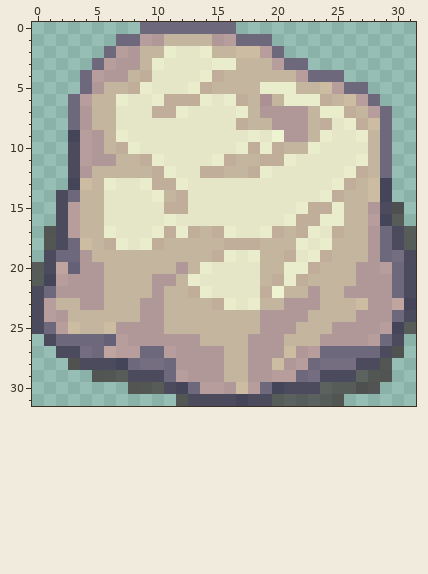
A pixel-art sprite gets an edit: sprites/images/spr_rock_0.png. The picture above was drawn from the file before the commit.
The file is 32x32 pixels. Pixels under 10% opacity are left out. Colours within 5 levels of each other are drawn and written as one.
Once edited:
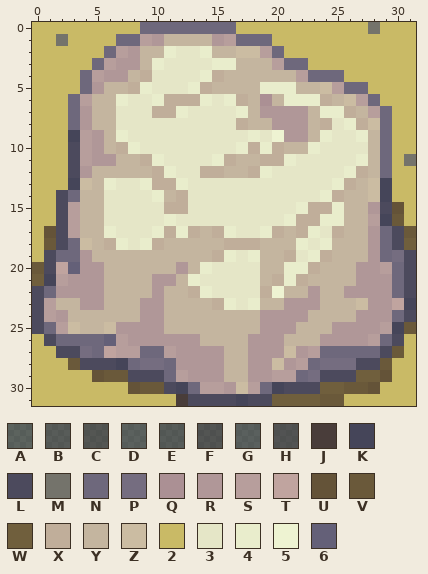
Palette (. is transparent): A #2c18188c  B #2c181996  C #2c18199f  D #2f1d1f93  E #2f1d1f9c  F #2f1d20a7  G #32212599  H #322125ad  J #493d3a  K #454559  L #4c4a5d  M #74736b  N #6e687c  P #756d80  Q #ab9094  R #b09798  S #b79e9c  T #c0a49f  U #645338  V #6a593a  W #705f3d  X #c0ae9a  Y #c4b59f  Z #cbbca2  2 #c9ba66  3 #e5e6c7  4 #e9edcc  5 #eef3d2  6 #646078
From old to new:
@@ x 0..31 @@
- 0 .........NNNNNNNN...............
- 1 .......NNSRYYYYRSNNN............
- 2 ......NSRYY4334YYZZSN...........
- 3 .....NSRRY4333344YYYSNN.........
- 4 ....NSRRYX33334XYYYYYYSNNN......
- 5 ....NRYYX43334XYYYY444YYZSNN....
- 6 ...NSYY4334XXX434XYQY444XYZSN...
- 7 ...NRYY333XX433334YRRRRY44XYSN..
- 8 ...NRYY3333333333XYYRRRYX34XZN..
- 9 ...KSRY43333333333435RRY4334YN..
-10 ...LSRYX4333333334X4XYY43333YN..
-11 ...LSRRYYX433334XYYXX4333334YN..
-12 ...LRYYYYYX433XXYYX43333334XYN..
-13 ...KZY4334XX43333333333334XYZK..
-14 ..LNYY33334YX333333333334XYYZK..
-15 ..LSYY33333XX3333333334XX4YYRLF.
-16 ..LSYY3333343333333334XX44YYSKB.
-17 .FLSYY43334X4XYX4334XYX43XYYRNLE
-18 .BLNZYX434XYYYYYXXXYYY434YYYRNLA
-19 .LNNRYYYYYYYYYYX434YYX34XYYYRNPL
-20 ELT6RRYYYYYYRY43333YY44XYYYRRSNL
-21 AKSRRRYYYYRRY433333YX4XYYYYRRRNL
+ 0 222222222NNNNNNNN22222222222M222
+ 1 22M2222NNSRYYYYRSNNN222222222222
+ 2 222222NSRYY4334YYZZSN22222222222
+ 3 22222NSRRY4333344YYYSNN222222222
+ 4 2222NSRRYX33334XYYYYYYSNNN222222
+ 5 2222NRYYX43334XYYYY444YYZSNN2222
+ 6 222NSYY4334XXX434XYQY444XYZSN222
+ 7 222NRYY333XX433334YRRRRY44XYSN22
+ 8 222NRYY3333333333XYYRRRYX34XZN22
+ 9 222KSRY43333333333435RRY4334YN22
+10 222LSRYX4333333334X4XYY43333YN22
+11 222LSRRYYX433334XYYXX4333334YN2M
+12 222LRYYYYYX433XXYYX43333334XYN22
+13 222KZY4334XX43333333333334XYZK22
+14 22LNYY33334YX333333333334XYYZK22
+15 22LSYY33333XX3333333334XX4YYRLU2
+16 22LSYY3333343333333334XX44YYSKV2
+17 2ULSYY43334X4XYX4334XYX43XYYRNLV
+18 2VLNZYX434XYYYYYXXXYYY434YYYRNLW
+19 2LNNRYYYYYYYYYYX434YYX34XYYYRNPL
+20 VLT6RRYYYYYYRY43333YY44XYYYRRSNL
+21 WKSRRRYYYYRRY433333YX4XYYYYRRRNL
 22 LNRRRRYYYYRYYX43333X5YYRYYRRRRNL
@@ x 0..31 @@
 24 LSRYYYYYYRRYYYYYYYYRRRRYYYYRRRNL
-25 LNSZYYZRRRRYYYYYYYYRRRYYYRRRRSKB
-26 .LNNNN6SRRRRRRYYYYRRRYYYRRRRSNL.
-27 ..LLPNTSSNNSRRRRYYRRRZRSNNNNNLC.
-28 ...CLLLKNPPNRRRRYYRRZRSNPPPLLB..
-29 .....FEBLLLNSRRRYYRRSSNPLLLABH..
-30 ........FEBLKNSSRZSNKLLLADEFH...
-31 ............BLLLLKLLADDDGF......
+25 LNSZYYZRRRRYYYYYYYYRRRYYYRRRRSKV
+26 2LNNNN6SRRRRRRYYYYRRRYYYRRRRSNL2
+27 22LLPNTSSNNSRRRRYYRRRZRSNNNNNLV2
+28 222VLLLKNPPNRRRRYYRRZRSNPPPLLV22
+29 22222UVVLLLNSRRRYYRRSSNPLLLWWU22
+30 22222222UVVLKNSSRZSNKLLLWWVVU222
+31 222222222222JLLLLKLLWWWWVV222222
Pixel boxes of the changes (left, top, right, bottom) in both pictures:
changed: (32, 22, 188, 406)
changed: (236, 22, 416, 250)
changed: (272, 322, 416, 406)
